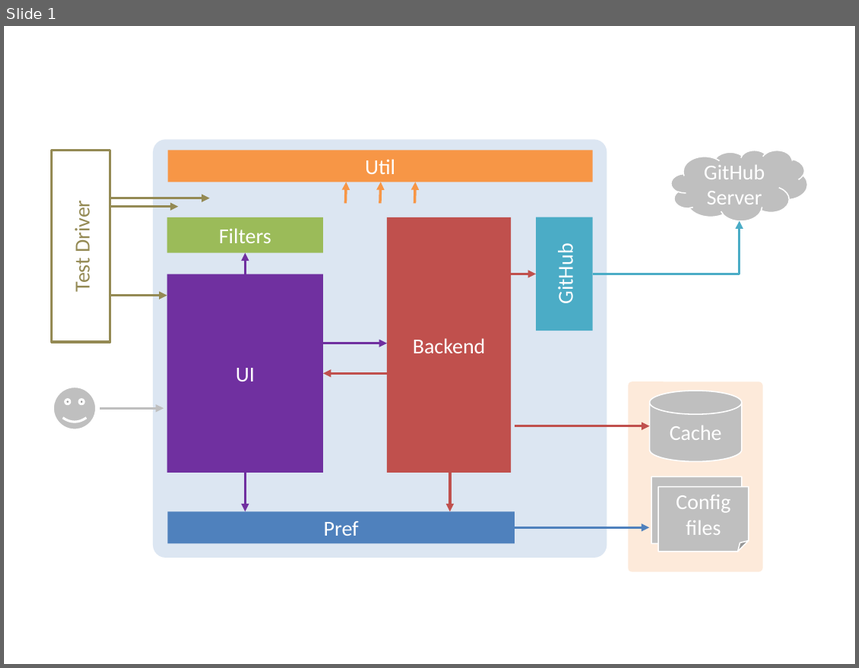
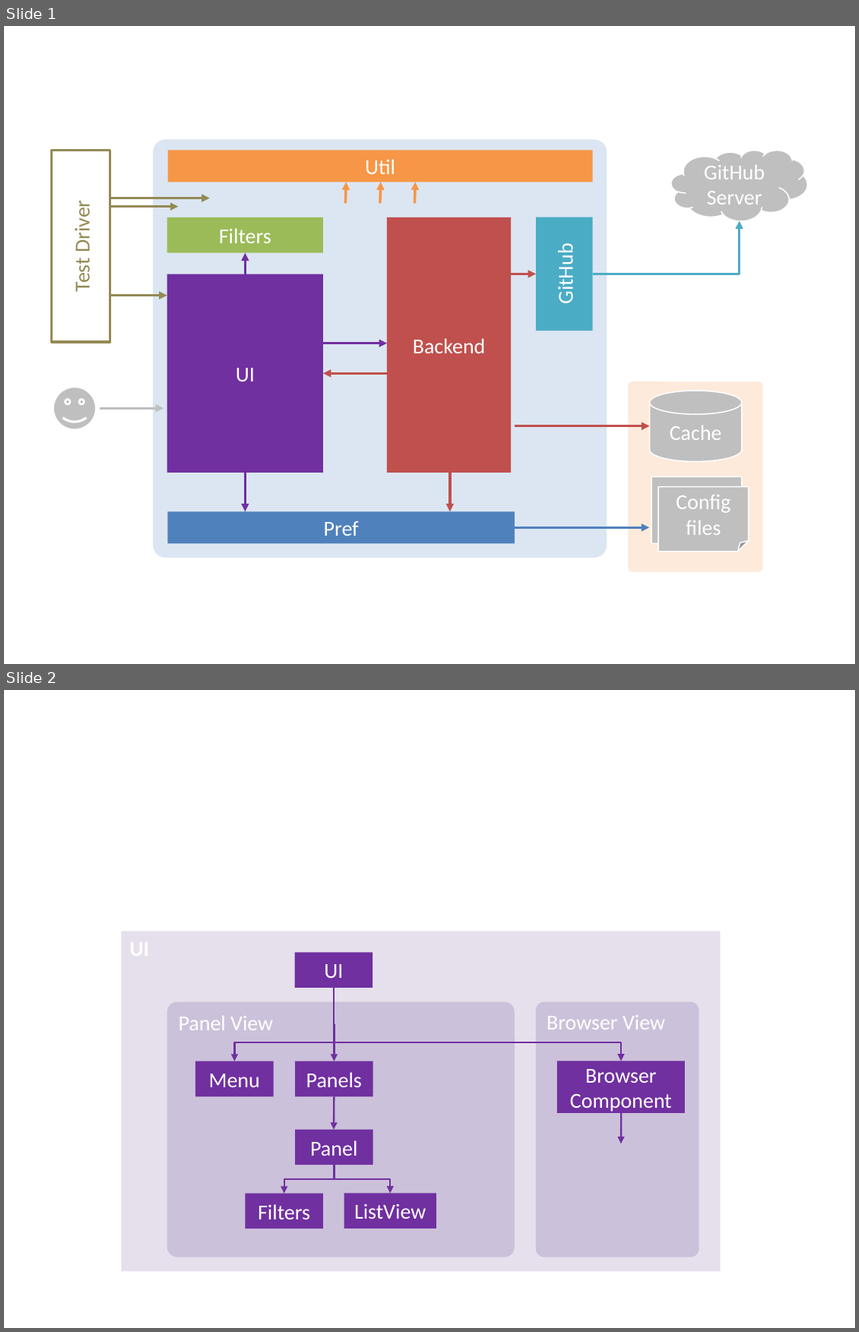
Before and after one commit to HubTurbo/HubTurbo, a slide deck: docs/images/design/design.pptx. Shown one above the other, each under a label of ours: slide 1 before the commit, slides 1 and 2 after it. The pictures are 859x668 and 859x1332 pixels, drawn with LibreOffice and Linux fonts; fonts in the diff are those of the drawing. Boxes give left, top, right and bottom in pixels: in the first picture for what was removed or moved away, otherwise in the second. Text is boxed around its words. In the diff, an @@ line names an element or a change of style, - is before the commit and + after.

```diff
--- a/docs/images/design/design.pptx
+++ b/docs/images/design/design.pptx
@@ slide 2 added at (4, 690, 855, 1328), background #FFFFFF @@
@@ rectangle added at (122, 931, 721, 1271), fill #E6E0EC @@
@@ rectangle added at (295, 952, 373, 988), fill #7030A0, 18 pt, text #FFFFFF @@
+UI
@@ rounded rectangle added at (167, 1002, 515, 1258), fill #CCC1DA, 18 pt, text #FFFFFF @@
+Panel View
@@ elbow arrow added from (335, 988) to (235, 1061), #7030A0 1.5 pt @@
@@ elbow arrow added from (335, 988) to (335, 1061), #7030A0 1.5 pt @@
@@ elbow arrow added from (335, 988) to (621, 1061), #7030A0 1.5 pt @@
@@ rounded rectangle added at (536, 1002, 699, 1258), fill #CCC1DA, 18 pt, text #FFFFFF @@
+Browser View
@@ rectangle added at (196, 1061, 274, 1097), fill #7030A0, 18 pt, text #FFFFFF @@
+Menu
@@ rectangle added at (295, 1061, 373, 1097), fill #7030A0, 18 pt, text #FFFFFF @@
+Panels
@@ rectangle added at (557, 1061, 685, 1113), fill #7030A0, 18 pt, text #FFFFFF @@
+Browser
+Component
@@ arrow added from (335, 1097) to (335, 1130), #7030A0 1.5 pt @@
@@ arrow added from (621, 1111) to (621, 1144), #7030A0 1.5 pt @@
@@ rectangle added at (295, 1130, 373, 1166), fill #7030A0, 18 pt, text #FFFFFF @@
+Panel
@@ elbow arrow added from (335, 1165) to (284, 1194), #7030A0 1.5 pt @@
@@ elbow arrow added from (335, 1165) to (390, 1193), #7030A0 1.5 pt @@
@@ rectangle added at (245, 1194, 323, 1230), fill #7030A0, 18 pt, text #FFFFFF @@
+Filters
@@ rectangle added at (344, 1193, 436, 1229), fill #7030A0, 18 pt, text #FFFFFF @@
+ListView
```
Also in this commit, not shown: 2 other slides added, 7 other files.
